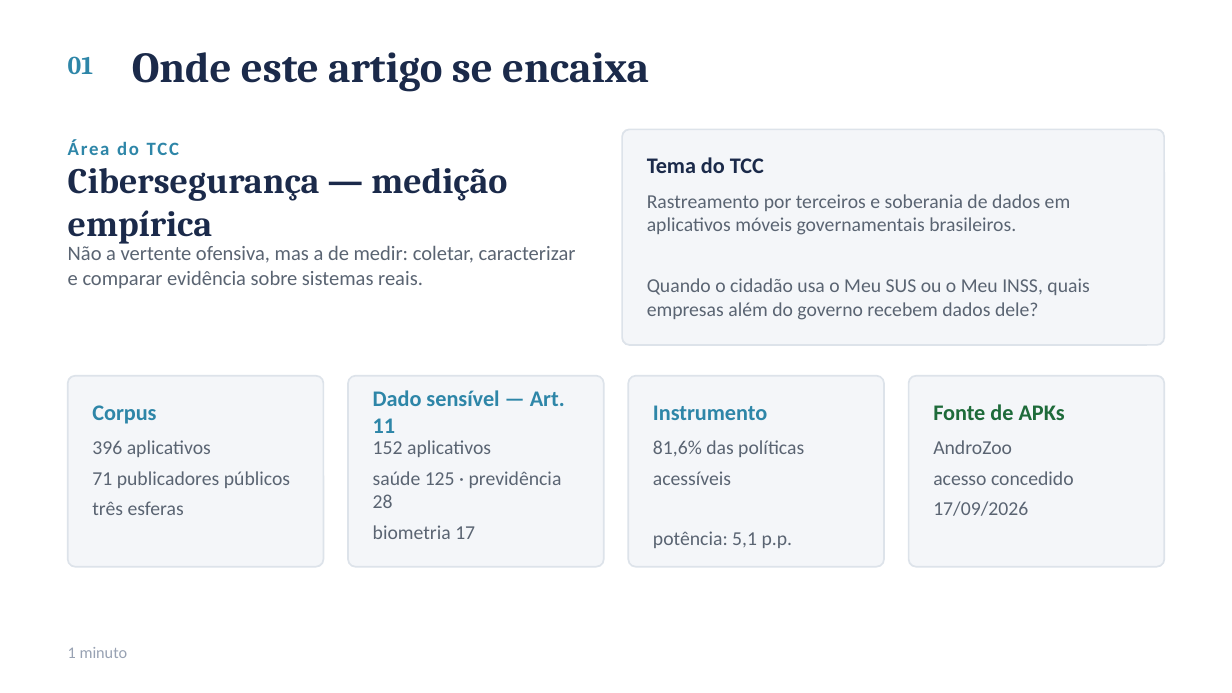
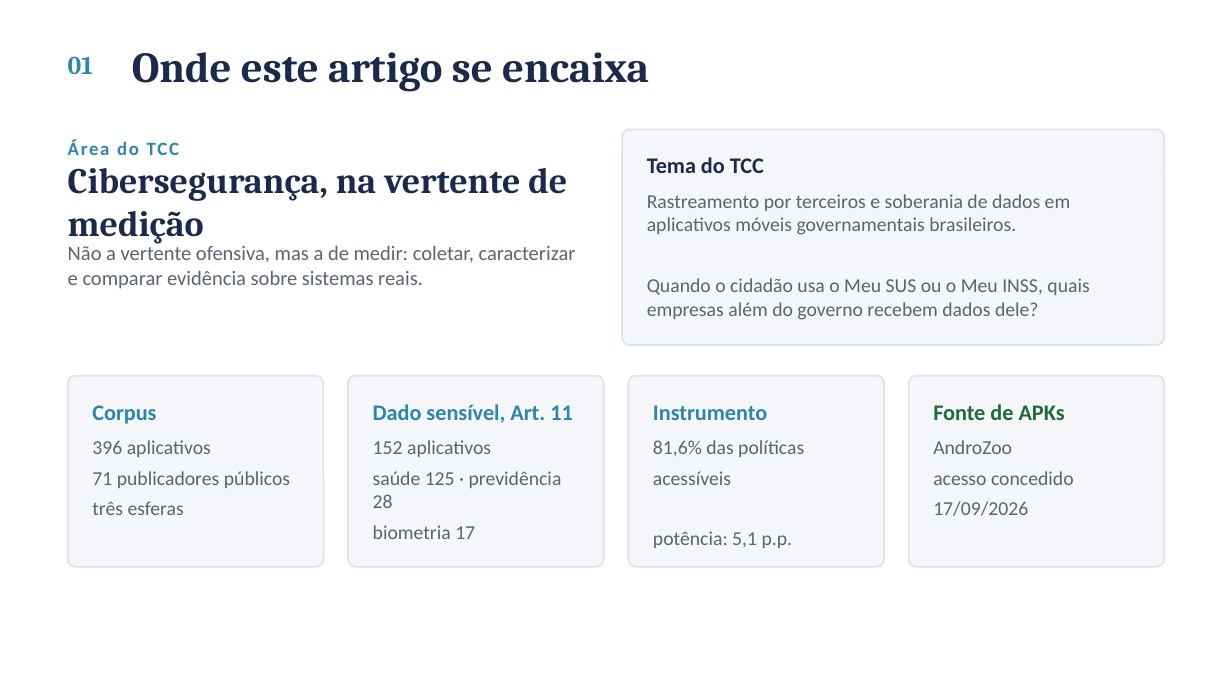
Before and after one commit to ClaudioAMF1/TCC, a slide deck: slide 2 of seminario/seminario-analise-de-artigo.pptx. Drawn at 1232x693 pixels with LibreOffice and Linux fonts; fonts in the diff are those of the drawing. Boxes give left, top, right and bottom in pixels: in the first picture for what was removed or moved away, otherwise in the second. Text is boxed around its words. In the diff, an @@ line names an element or a change of style, - is before the commit and + after.

```diff
--- a/seminario/seminario-analise-de-artigo.pptx
+++ b/seminario/seminario-analise-de-artigo.pptx
@@ text at box(68, 168, 567, 244): text changed @@
-Cibersegurança — medição empírica
+Cibersegurança, na vertente de medição
@@ text at box(373, 404, 573, 423): text changed @@
-Dado sensível — Art. 11
+Dado sensível, Art. 11
@@ text removed at box(68, 647, 128, 658) @@
-1 minuto
```
Also in this commit, not shown: 14 other slides changed, 3 other files.
